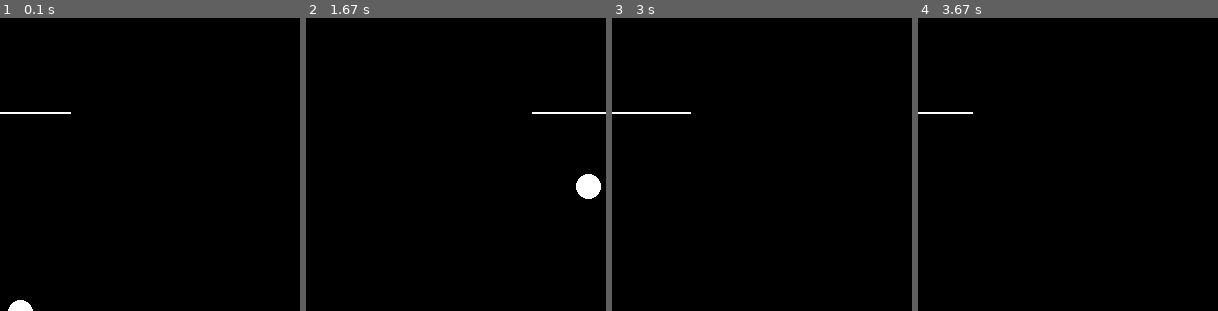
Above: before the commit, frames 1-4 (left to right).
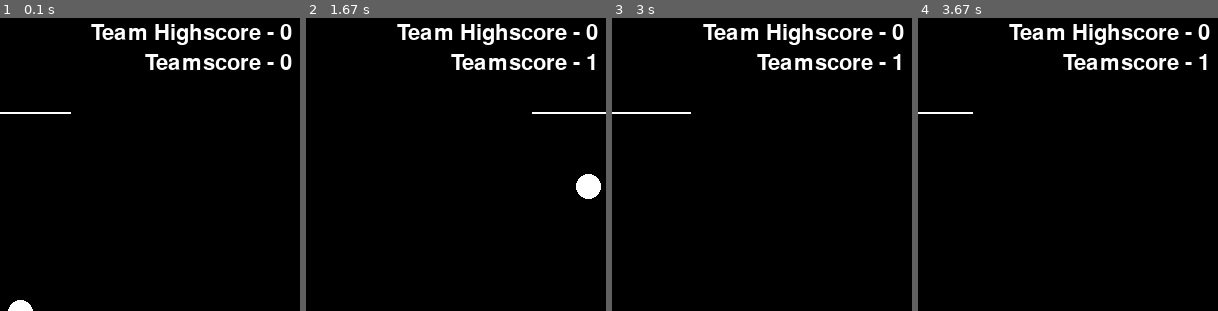
Above: after the commit, the same moments.

Repository: Pkpratik/pygame-class
Game: pygame game, started from Jonah/Projects/P5.0 - 2player Pong.py
Same seed, same stepped clock (60 frames per second), same inputs: the game is played once before the commit and once after it.
Inputs:
- Up to frame 1 (0.1 s): no input
- Up to frame 2 (1.67 s): tap Space at 0.33, 0.73, 1.03, 1.23, 1.53 s; hold Right 0.67-1.13 s; hold D 0.67-1.13 s; hold Right 1.17-1.63 s; hold D 1.17-1.63 s
- Up to frame 3 (3 s): hold Left 1.67-2.2 s; hold A 1.67-2.2 s; tap Space at 1.73, 2.03, 2.3, 2.6, 2.73 s; hold Left 2.23-2.63 s; hold A 2.23-2.63 s; hold Right from 2.67 s (still down); hold D from 2.67 s (still down)
- Up to frame 4 (3.67 s): tap Space at 3.03, 3.4 s; release Right at 3.3 s; release D at 3.3 s; hold Left from 3.33 s (still down); hold A from 3.33 s (still down)
The pictures show only the part of the screen within x 47-97%, y 0-50%; the shares and areas given below are measured in that part.

The runs differ from the first frame. In frame 1, 2.9% of the frame differs, in the area x 30-98%, y 2-18%; in frame 2, 2.9%; in frame 3, 2.9%; in frame 4, 2.9%.

Commit message:
Team- and highscore update

Diff:
--- a/Jonah/Projects/P5.0 - 2player Pong.py
+++ b/Jonah/Projects/P5.0 - 2player Pong.py
@@ -12,6 +12,7 @@
 screen=pygame.display.set_mode((w,h))
 pygame.display.set_caption('Brick Breaker')
 base_font=pygame.font.Font(None,40)
+other_font=pygame.font.Font(None,32)
 
 #dif. speeds
 forward_speed=1
@@ -21,19 +22,17 @@
 #sounds
 barhit=pygame.mixer.Sound('Jonah/Projects/2pp_barsound.wav')
 
+#Scores
+scoreup=0
+scoredown=0
+
 #Bar1 (Up)
 line1=pygame.draw.line(screen,white,(250,500),(350,500),2)
 bar1=pygame.draw.rect(screen,white,line1,2)
-scoreup=0
 
 #Bar (Down)
 line2=pygame.draw.line(screen,white,(250,100),(350,100),2)
 bar2=pygame.draw.rect(screen,white,line2,2)
-scoredown=0
-
-#
-
-
 
 class ball(pygame.sprite.Sprite):
     def __init__(self):
@@ -43,6 +42,8 @@
         #Bar1
         self.rect=self.image.get_rect()
         self.anything=0
+        self.teamscore=0
+        self.ths=0
         self.forward_speed=2
         self.downward_speed=2
         self.cooldown=0
@@ -68,6 +69,7 @@
                 if self.rect.colliderect(bar1):
                     if self.cooldown==0:
                         self.anything+=1
+                        self.teamscore+=1
                         self.cooldown=5
                     pygame.mixer.Sound.play(barhit)
                     if self.downward_speed<0:
@@ -76,6 +78,7 @@
                 if self.rect.colliderect(bar2):
                     if self.cooldown==0:
                         self.anything+=1
+                        self.teamscore+=1
                         self.cooldown=5
                     pygame.mixer.Sound.play(barhit)
                     if self.downward_speed>0:
@@ -87,7 +90,8 @@
             if self.setup==True:
                 self.rect.centerx=bar1.centerx
                 self.rect.bottom=bar1.centery-1
-        print(self.anything,self.anything+1%6)
+
+        #Speed incrementation
         if (self.anything+1)%6==0:
             self.anything=0
             if self.forward_speed>0:
@@ -99,20 +103,6 @@
             else:
                 self.downward_speed-=1
             print(self.forward_speed,self.downward_speed)
-    # def turnup(self):
-    #     if self.space_pressed==False:
-    #         self.rect.centerx=bar1.centerx
-    #         self.rect.bottom=bar1.centery
-    #     else:
-    #         self.rect.x+=self.forward_speed
-    #         self.rect.y-=self.downward_speed
-    # def turndown(self):
-    #     if self.space_pressed==False:
-    #         self.rect.centerx=bar2.centerx
-    #         self.rect.bottom=bar2.centery
-    #     else:
-    #         self.rect.x-=self.forward_speed
-    #         self.rect.y+=self.downward_speed
 
 ball1=ball()
 
@@ -134,9 +124,12 @@
     if key[pygame.K_LEFT]==1 and bar1.left>=0:
         bar1=pygame.Rect.move(bar1,-barspeed,0)
     if key[pygame.K_SPACE]==1:
+        if ball1.setdown==True or ball1.setup==True:
+            ball1.teamscore=-1
         ball1.space_pressed=True
         ball1.setdown=False
         ball1.setup=False
+
 
 
     #Pongbar2
@@ -148,26 +141,25 @@
     if ball1.rect.bottom>=h:
         scoreup+=1
         ball1.setup=True
+        if ball1.teamscore>=ball1.ths:
+            ball1.ths=ball1.teamscore
     if ball1.rect.top<=0:
         scoredown+=1
         ball1.setdown=True
+        if ball1.teamscore>=ball1.ths:
+            ball1.ths=ball1.teamscore
 
-
-
-    # Speed incrementation
-    # f+=forward_speed
-    # d+=downward_speed
-    # if f%500==0 or d%500==0:
-    #     ball1.forward_speed+=1
-    #     ball1.downward_speed+=1
-    #     barspeed+=1
-    #     print("increased")
 
     #Showing scores
     sup=base_font.render(str(scoreup),True,white)
     screen.blit(sup,(25,250))
     sdown=base_font.render(str(scoredown),True,white)
     screen.blit(sdown,(25,350))
+    steam=other_font.render("Teamscore - "+str(ball1.teamscore),True,white)
+    hsteam=other_font.render("Team Highscore - "+str(ball1.ths),True,white)
+    screen.blit(steam,(425,40))
+    screen.blit(hsteam,(371,10))
+
 
     #Overall drawing/displaying
     pygame.draw.rect(screen,white,bar1)
--- a/Jonah/Projects/myscore.txt
+++ b/Jonah/Projects/myscore.txt
@@ -1,3 +1,4 @@
+hannah 29
 Enter your name 14
 s10 10
 s9 9
